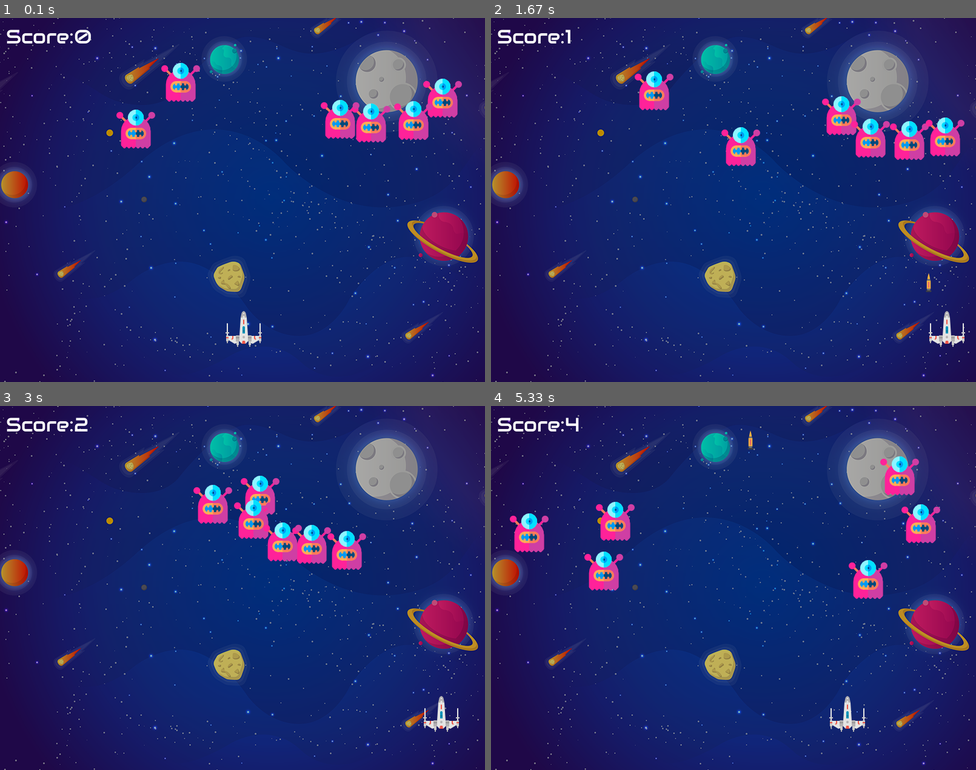
Above: before the commit, frames 1-4 (two rows, left to right).
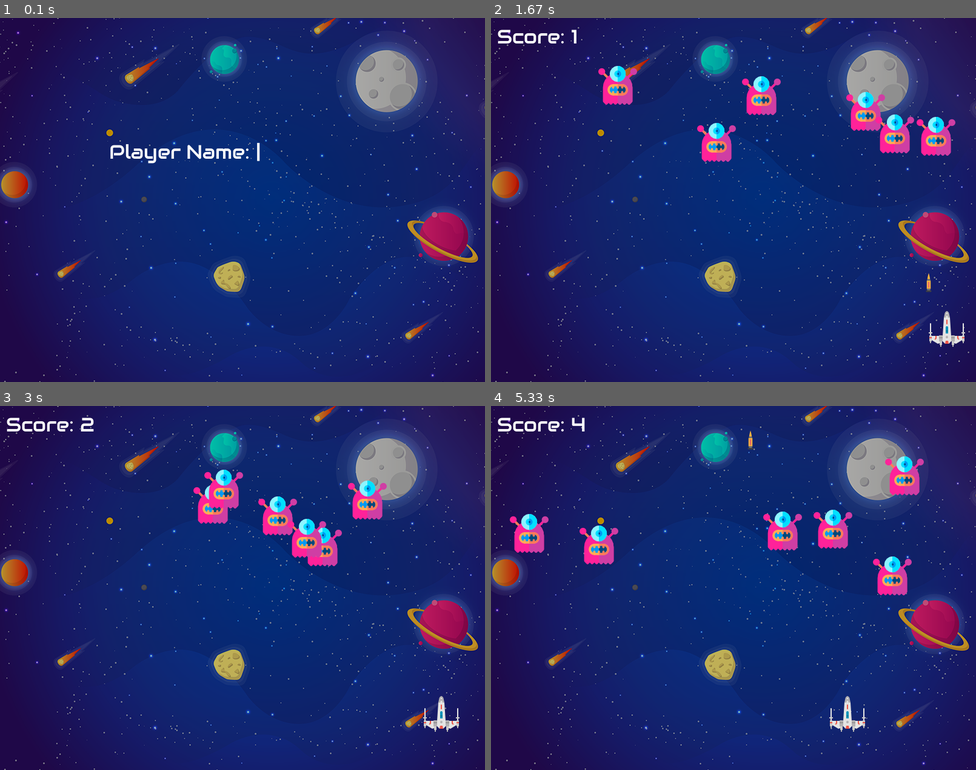
Above: after the commit, the same moments.

Repository: tasnimzotder/space-invader-pygame
Game: pygame game, started from main.py
The game is run twice, just before and just after one commit, with the same random seed, the same clock (stepped at 60 frames per second) and the same inputs.
Inputs:
- Up to frame 1 (0.1 s): no input
- Up to frame 2 (1.67 s): tap Enter at 0.33 s; hold Space 0.67-1.13 s; hold Right 0.67-1.13 s; tap Space at 1.22, 1.62 s; hold Right from 1.55 s (still down)
- Up to frame 3 (3 s): tap Space at 1.92, 2.17, 2.5, 2.8 s; release Right at 2.02 s; hold Up 2.1-2.4 s; hold Right 2.43-2.9 s; hold Left from 2.93 s (still down)
- Up to frame 4 (5.33 s): tap Space at 3, 3.3, 3.57, 3.9, 4.2, 4.33, 4.73, 5.03 s; release Left at 3.47 s; hold Down 3.5-3.8 s; hold Left 3.83-4.23 s; hold Up 4.27-4.63 s; hold Right 4.67-5.3 s

The runs differ from the first frame. In frame 1, 4.6% of the frame differs, in the area x 1-96%, y 3-91%; in frame 2, 6.0%, in the area x 15-98%, y 3-41%; in frame 3, 4.4%; in frame 4, 5.2%.

Commit message:
:sparkles: add highscore counter

Diff:
--- a/data/scores.yaml
+++ b/data/scores.yaml
@@ -1,3 +1,3 @@
 highscore:
-  - name: null
-  - score: 0
+  player: Player
+  score: 0
--- a/main.py
+++ b/main.py
@@ -2,6 +2,8 @@
 import random
 import math
 import os
+import sys
+import utils.scoreHandler as sh
 
 from pygame import mixer
 
@@ -11,6 +13,10 @@
 # game timing
 FPS = 60
 clock = pygame.time.Clock()
+fps_count = 0
+
+# blink cursor
+blink_cursor = '|'
 
 # create the screen
 screenX = 800
@@ -29,6 +35,7 @@
 playerX = 370
 playerY = 480
 playerX_change = 0
+player_name = ''
 
 # enemy
 enemyImg = []
@@ -63,32 +70,43 @@
 textY = 10
 
 
-def show_score(x, y):
-    score = font.render("Score:" + str(score_val), True, (255, 255, 255))
+def show_score(x: float, y: float):
+    score = font.render("Score:\t" + str(score_val), True, (255, 255, 255))
     screen.blit(score, (x, y))
 
 
-def player(x, y):
+def player(x: float, y: float):
     screen.blit(playerImg, (x, y))
 
 
-def enemy(x, y, idx):
+def enemy(x: float, y: float, idx: float):
     screen.blit(enemyImg[idx], (x, y))
 
 
-def fire(x, y):
+def fire(x: float, y: float):
     global bullet_state
     bullet_state = 'fire'
     screen.blit(bulletImg, (x + 16, y - 10))
 
 
-def is_collision(x1, y1, x2, y2):
+def is_collision(x1: float, y1: float, x2: float, y2: float):
     distance = math.sqrt(math.pow((x2 - x1), 2) + math.pow((y2 - y1), 2))
     if distance < 30:
         return True
     return False
 
 
+# quit window
+def quit_window(event, var_name: str, value: bool):
+    if event.type == pygame.QUIT:
+        var_name = value
+        sys.exit()
+    elif event.type == pygame.KEYDOWN:
+        if event.key == pygame.K_ESCAPE:
+            var_name = value
+            sys.exit()
+
+
 # game over
 over_font = pygame.font.Font('fonts/Audiowide-Regular.ttf', 64)
 
@@ -96,107 +114,180 @@
 def game_over_text():
     global textY
     textY = -90
+
+    scoresFile = sh.readScoresFile()
+    if scoresFile['highscore']['score'] <= score_val:
+        sh.writeScoresFile(player_name, score_val)
+
     over_text = over_font.render('GAME OVER', True, (255, 255, 255))
-    screen.blit(over_text, (200, 230))
-    score_text = font.render("Score:" + str(score_val), True, (255, 255, 255))
-    screen.blit(score_text, (345, 296))
-
-
-# game loop
-running = True
-while running:
-    clock.tick(FPS)
-
-    screen.fill((0, 0, 0))
-    # background image
-    screen.blit(background, (0, 0))
-
-    for event in pygame.event.get():
-        if event.type == pygame.QUIT:
-            running = False
-        if event.type == pygame.KEYDOWN:
-            if event.key == pygame.K_LEFT:
-                playerX_change = -1
-            elif event.key == pygame.K_RIGHT:
-                playerX_change = 1
-            elif event.key == pygame.K_UP:
-                playerY += -5
-            elif event.key == pygame.K_DOWN:
-                playerY += 5
-            if event.key == pygame.K_SPACE:
-                if bullet_state == 'ready':
-                    bullet_sound = mixer.Sound(
-                        os.path.join('assets', 'laser.wav'))
-                    bullet_sound.play()
-                    # bulletY = playerY
-                    bulletX = playerX
-                    fire(playerX, bulletY)
-
-        if event.type == pygame.KEYUP:
-            if event.key == pygame.K_LEFT or event.key == pygame.K_RIGHT:
-                playerX_change = 0
-
-    # player position change
-    playerX += playerX_change * 10
-
-    if playerX <= 0:
-        playerX = 0
-    elif playerX >= screenX - 64:
-        playerX = screenX - 64
-    if playerY <= 0:
-        playerY = 0
-    elif playerY >= screenY - 64:
-        playerY = screenY - 64
-
-    # enemy position change
-    for i in range(num_of_enemies):
-        # game over
-        if enemyY[i] >= playerY - 70:
-            for j in range(num_of_enemies):
-                enemyY[j] = 2020
-
-            game_over_text()
-            break
-
-        enemyX[i] += enemyX_change[i]
-        enemyY[i] += enemyY_change_idx
-
-        if enemyX[i] <= 20:
-            enemyX_change[i] = enemyX_change_idx
-        elif enemyX[i] >= screenX - 64 - 20:
-            enemyX_change[i] = -enemyX_change_idx
-
-        # collision
-        bulletCollision = is_collision(enemyX[i], enemyY[i], bulletX, bulletY)
-        if bulletCollision is True:
+    screen.blit(over_text, (200, 200))
+
+    score_text = font.render("Score: " + str(score_val) + "\t\t" + player_name,
+                             True, (255, 255, 255))
+    screen.blit(score_text, (305, 286))
+
+    highscore_text = font.render(
+        "Highscore: " + str(scoresFile['highscore']['score']) + "\t\t" +
+        scoresFile['highscore']['player'], True, (255, 255, 255))
+    screen.blit(highscore_text, (232, 325))
+
+
+# game setup window
+def get_user_details(message: str):
+    global player_name
+    inp_font = pygame.font.Font('fonts/Audiowide-Regular.ttf', 32)
+    text_surface = inp_font.render(message + ': ' + player_name + blink_cursor,
+                                   True, (255, 255, 255))
+    screen.blit(text_surface, (screenX / 2 - 220, screenY / 3))
+
+
+def main():
+    global playerX, playerY
+    global playerX_change
+    global enemyX_change_idx, enemyY_change_idx
+    global bulletX, bulletY
+    global bullet_state
+    global score_val
+    global player_name
+    global fps_count, blink_cursor
+
+    # game loop
+    running = False
+    setup_running = True
+
+    # game setup window
+    while setup_running:
+        clock.tick(FPS)
+
+        # fps count
+        if fps_count < 60:
+            fps_count += 1
+        else:
+            fps_count = 0
+
+        # if fps_count // 10 == 0 or fps_count // 10 == 1 or fps_count // 10 == 2:
+        if fps_count // 10 in [0, 1, 2]:
+            blink_cursor = '|'
+        else:
+            blink_cursor = ''
+
+        # background image
+        screen.blit(background, (0, 0))
+
+        for event in pygame.event.get():
+            quit_window(event, setup_running, False)
+
+            if event.type == pygame.KEYDOWN:
+                if event.key == pygame.K_RETURN:
+                    setup_running = False
+                    running = True
+                elif event.key == pygame.K_BACKSPACE:
+                    player_name = player_name[:-1]
+                else:
+                    player_name += event.unicode
+
+        get_user_details('Player Name')
+        pygame.display.update()
+
+    # main game window
+    while running:
+        clock.tick(FPS)
+
+        screen.fill((0, 0, 0))
+        # background image
+        screen.blit(background, (0, 0))
+
+        for event in pygame.event.get():
+            quit_window(event, running, False)
+
+            if event.type == pygame.KEYDOWN:
+                if event.key == pygame.K_LEFT:
+                    playerX_change = -1
+                elif event.key == pygame.K_RIGHT:
+                    playerX_change = 1
+                elif event.key == pygame.K_UP:
+                    playerY += -5
+                elif event.key == pygame.K_DOWN:
+                    playerY += 5
+                if event.key == pygame.K_SPACE:
+                    if bullet_state == 'ready':
+                        bullet_sound = mixer.Sound(
+                            os.path.join('assets', 'laser.wav'))
+                        bullet_sound.play()
+                        # bulletY = playerY
+                        bulletX = playerX
+                        fire(playerX, bulletY)
+
+            if event.type == pygame.KEYUP:
+                if event.key == pygame.K_LEFT or event.key == pygame.K_RIGHT:
+                    playerX_change = 0
+
+        # player position change
+        playerX += playerX_change * 10
+
+        if playerX <= 0:
+            playerX = 0
+        elif playerX >= screenX - 64:
+            playerX = screenX - 64
+        if playerY <= 0:
+            playerY = 0
+        elif playerY >= screenY - 64:
+            playerY = screenY - 64
+
+        # enemy position change
+        for i in range(num_of_enemies):
+            # game over
+            if enemyY[i] >= playerY - 70:
+                for j in range(num_of_enemies):
+                    enemyY[j] = 2020
+
+                game_over_text()
+                break
+
+            enemyX[i] += enemyX_change[i]
+            enemyY[i] += enemyY_change_idx
+
+            if enemyX[i] <= 20:
+                enemyX_change[i] = enemyX_change_idx
+            elif enemyX[i] >= screenX - 64 - 20:
+                enemyX_change[i] = -enemyX_change_idx
+
+            # collision
+            bulletCollision = is_collision(enemyX[i], enemyY[i], bulletX,
+                                           bulletY)
+            if bulletCollision is True:
+                bulletY = playerY
+                bullet_state = 'ready'
+                enemyX[i] = random.randint(20, screenX - 20 - 64)
+                enemyY[i] = random.randint(50, 150)
+                score_val += 1
+                print(score_val)
+                # explosion sound
+                explosion_sound = mixer.Sound(
+                    os.path.join('assets', 'explosion.wav'))
+                explosion_sound.play()
+
+                # increase enemy speed
+                if score_val < 18:
+                    enemyX_change_idx *= 1.1
+                    enemyY_change_idx *= 1.05
+
+            # display enemy
+            enemy(enemyX[i], enemyY[i], i)
+
+        # bullet movement
+        if bulletY <= 0:
+            bullet_state = "ready"
             bulletY = playerY
-            bullet_state = 'ready'
-            enemyX[i] = random.randint(20, screenX - 20 - 64)
-            enemyY[i] = random.randint(50, 150)
-            score_val += 1
-            print(score_val)
-            # explosion sound
-            explosion_sound = mixer.Sound(
-                os.path.join('assets', 'explosion.wav'))
-            explosion_sound.play()
-
-            # increase enemy speed
-            if score_val < 18:
-                enemyX_change_idx *= 1.1
-                enemyY_change_idx *= 1.05
-
-        # display enemy
-        enemy(enemyX[i], enemyY[i], i)
-
-    # bullet movement
-    if bulletY <= 0:
-        bullet_state = "ready"
-        bulletY = playerY
-
-    if bullet_state == 'fire':
-        fire(bulletX, bulletY)
-        bulletY -= bulletY_change
-
-    player(playerX, playerY)
-    show_score(textX, textY)
-    pygame.display.update()
+
+        if bullet_state == 'fire':
+            fire(bulletX, bulletY)
+            bulletY -= bulletY_change
+
+        player(playerX, playerY)
+        show_score(textX, textY)
+        pygame.display.update()
+
+
+if __name__ == '__main__':
+    main()
--- a/utils/scoreHandler.py
+++ b/utils/scoreHandler.py
@@ -0,0 +1,20 @@
+import os
+import yaml
+
+rootDir = os.path.dirname(os.getcwd())
+
+
+def readScoresFile():
+    with open(os.path.join('data', 'scores.yaml')) as file:
+        scoresFile = yaml.load(file, Loader=yaml.FullLoader)
+
+    return scoresFile
+
+
+def writeScoresFile(player: str, score: int):
+    scoreFile = readScoresFile()
+    scoreFile['highscore']['player'] = player
+    scoreFile['highscore']['score'] = score
+
+    with open(os.path.join('data', 'scores.yaml'), 'w') as file:
+        yaml.dump(scoreFile, file)
Not shown, changed: requirements.txt
